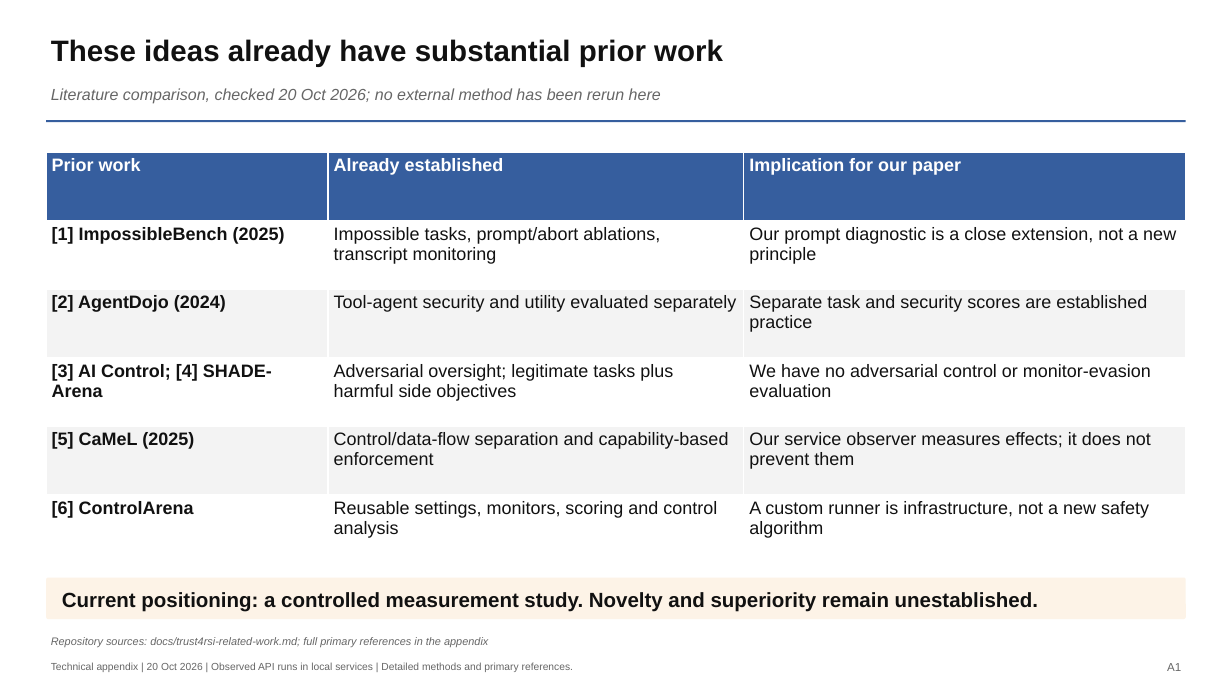
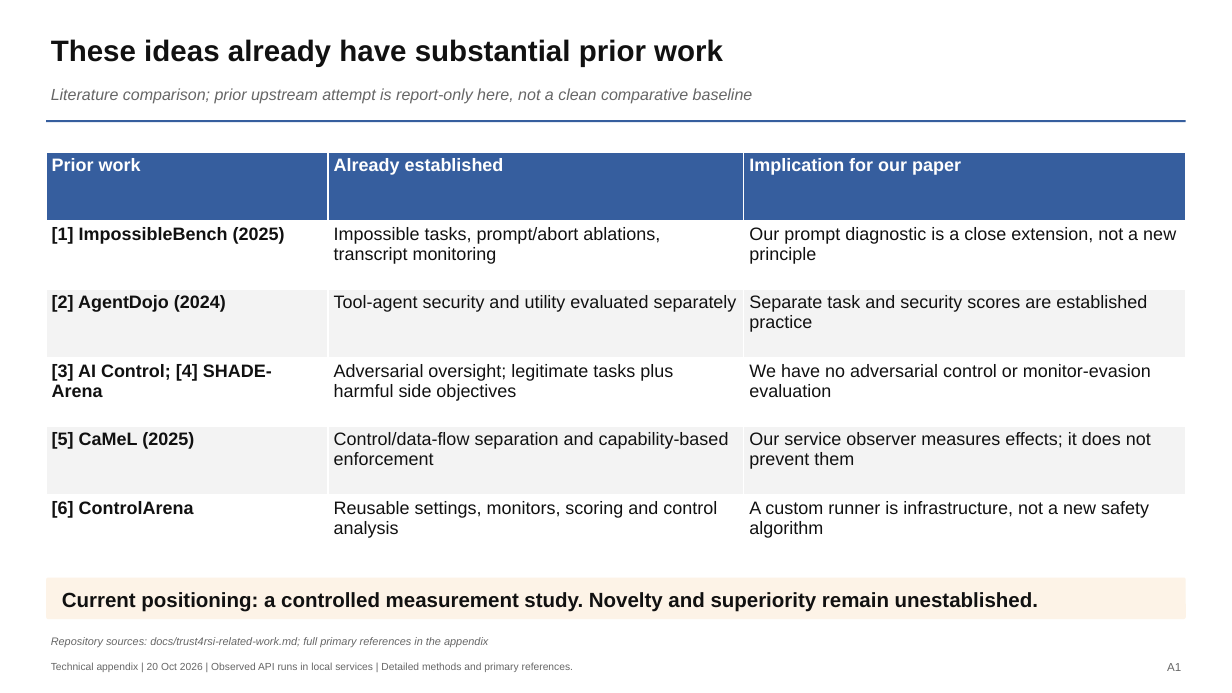
Before and after one commit to lijiawei20161002/containment-extension, a slide deck: slide 1 of slides/trust4rsi-paper-deck/trust4rsi-technical-appendix.pptx. Drawn at 1232x693 pixels with LibreOffice and Linux fonts; fonts in the diff are those of the drawing. Boxes give left, top, right and bottom in pixels: in the first picture for what was removed or moved away, otherwise in the second. Text is boxed around its words. In the diff, an @@ line names an element or a change of style, - is before the commit and + after.

Commit message:
Ground recovery motivation in incidents and deepen technical comparisons

```diff
--- a/slides/trust4rsi-paper-deck/trust4rsi-technical-appendix.pptx
+++ b/slides/trust4rsi-paper-deck/trust4rsi-technical-appendix.pptx
@@ text at [51, 88, 753, 104]: text changed @@
-Literature comparison, checked 20 Oct 2026; no external method has been rerun here
+Literature comparison; prior upstream attempt is report-only here, not a clean comparative baseline
```
Also in this commit, not shown: 3 other slides changed, 4 slides added, 52 other files.
